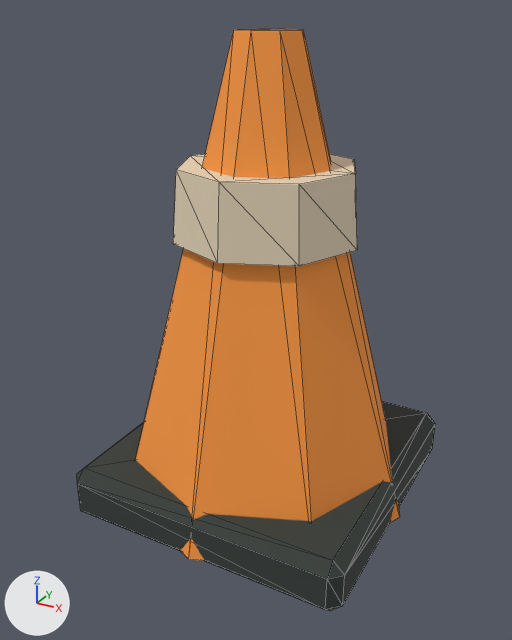
What one commit did to the glTF model do-not-drop/assets/models/environment/props/sm_env_prop_traffic_cone.glb.
Camera for both pictures: a camera (50 mm lens) standing at (0.537, -1.016, 0.85) and looking at (-0.006, -0.03, 0.356). The axes (+X, +Y, +Z) are drawn at lower left. The lights are the same throughout. The picture after the commit comes second. Mesh edges are drawn as thin lines. Vertices at exactly the same position are counted once.

The first picture shows 'Base', 'Cone', 'ReflectiveBand'.
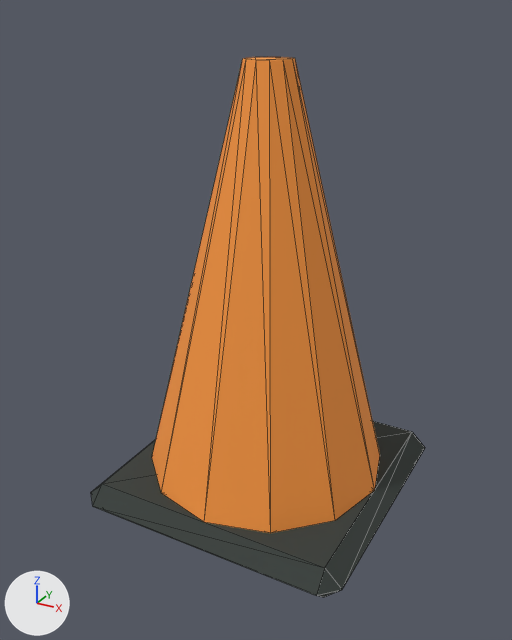
The change, as a list of edits to the scene's bpy script:
```text
Change me_cono_044:
    used by ob_cone; location = (0.0, 0.0, 0.42)
    remove me_cono_044.from_pydata(...)  # 16 vertices, 28 faces; spans x -0.27..0.27, y -0.27..0.27, z -0.4..0.4
    add me_cono_044.from_pydata(...)  # 24 vertices, 44 faces; spans x -0.22..0.22, y -0.22..0.22, z -0.36..0.36
    me_cono_044 part 1: the whole mesh is rebuilt
Add me_cube_074:
    me_cube_074.from_pydata(...)  # 24 vertices, 44 faces; spans x -0.25..0.25, y -0.25..0.25, z -0.03..0.03
    me_cube_074.materials.append(mat_rubber)  # dark grey #353c38
Remove ob_base:
    ob_base = bpy.data.objects.new('Base', me_cubo_080)
    ob_base.location = (0.0, 0.0, 0.05)
Remove ob_reflectiveband:
    ob_reflectiveband = bpy.data.objects.new('ReflectiveBand', me_cono_045)
    ob_reflectiveband.location = (0.0, 0.0, 0.56)
Add ob_conebase:
    ob_conebase = bpy.data.objects.new('ConeBase', me_cube_074)
    ob_conebase.location = (0.0, 0.0, 0.03)
```

Location of each change, [x1, y1, x2, y2] in pixels of the pictures (512 x 640 px):
'Cone', reshaped (14% narrower, 11% shorter): before [135, 29, 400, 561]; after [152, 57, 380, 533]
'Base', deleted: before [77, 401, 435, 611]
'ConeBase', added: after [91, 421, 425, 597]
'ReflectiveBand', deleted (beige): before [173, 154, 357, 266]
